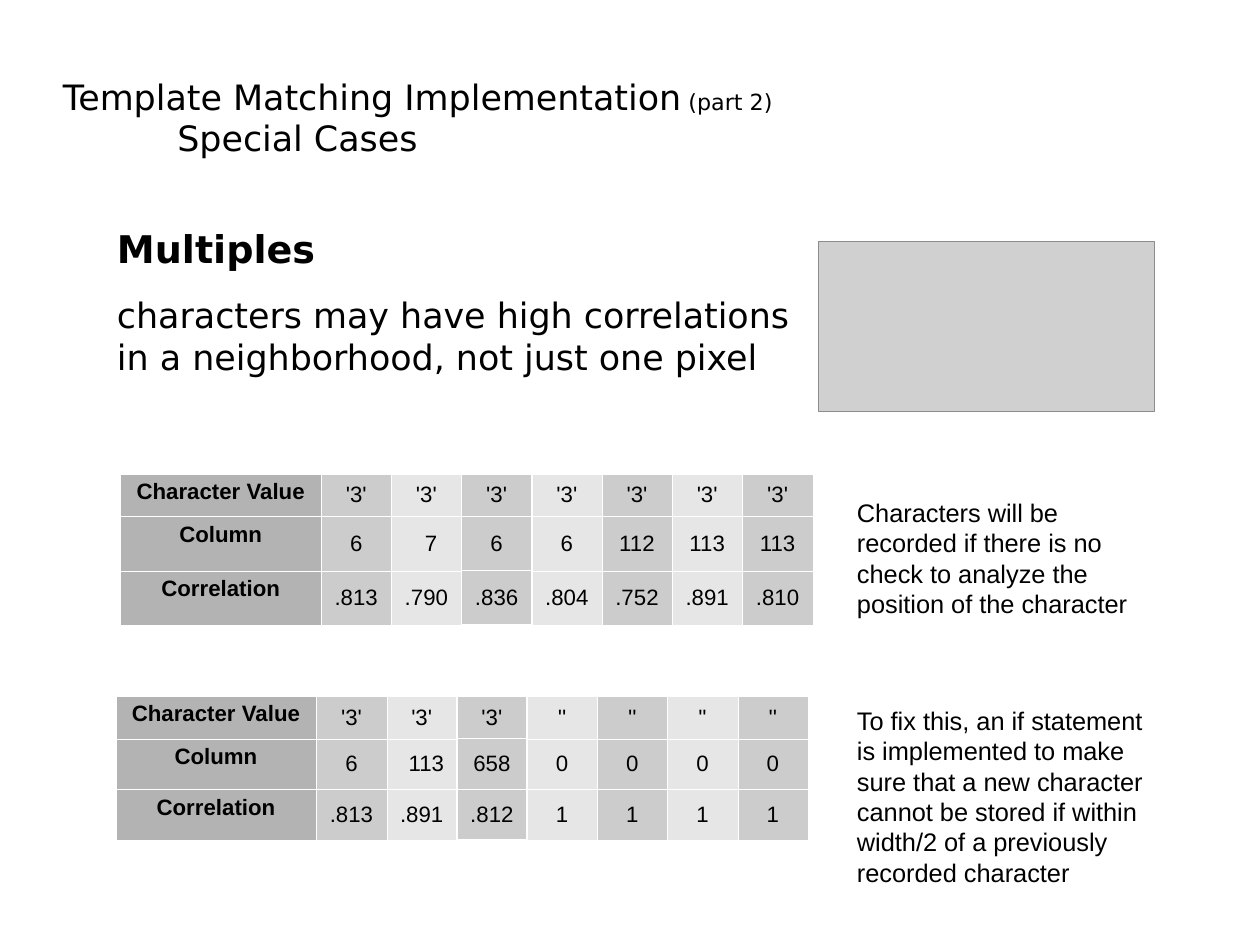
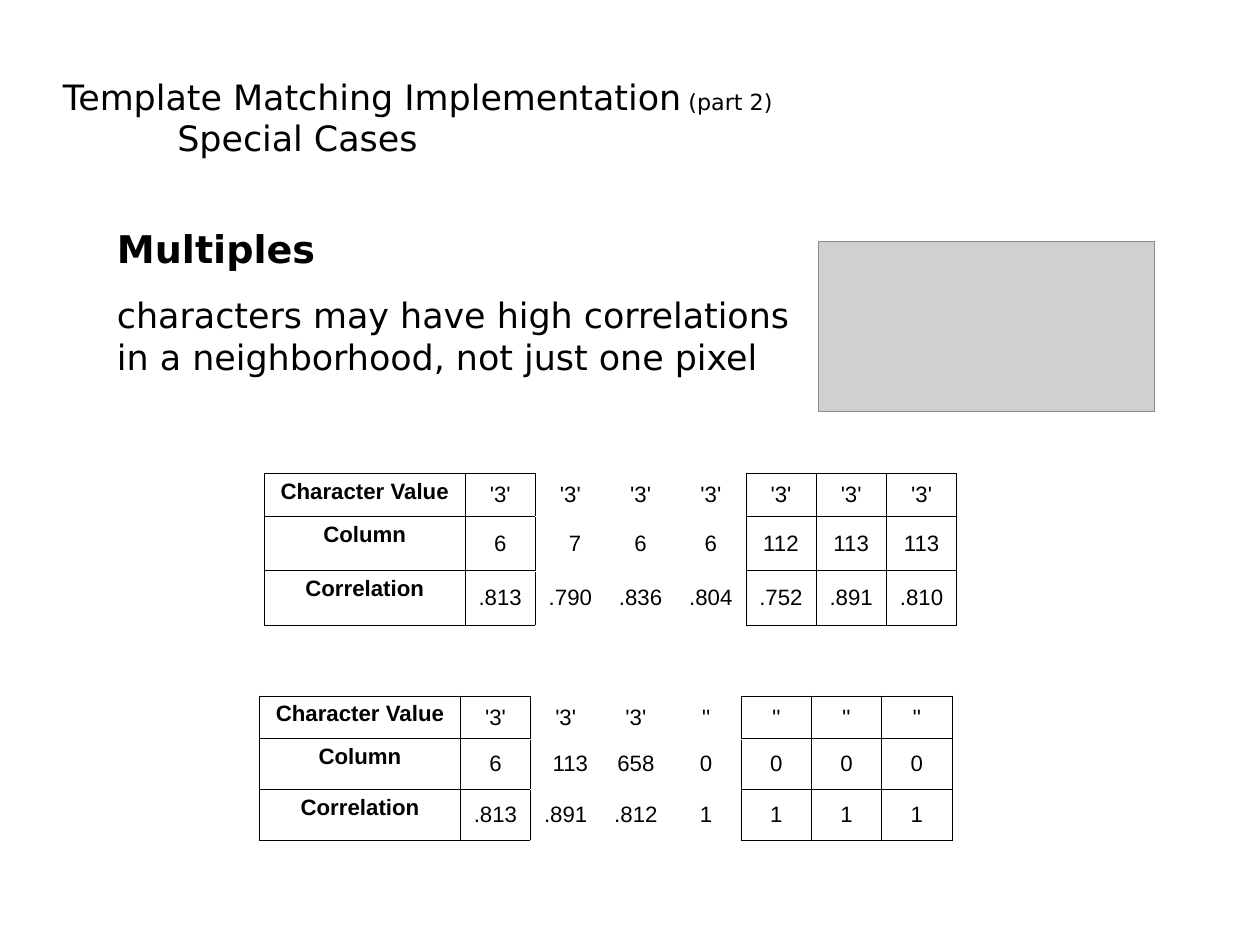
Before and after one commit to Luke-Meyer/dip_project, a slide deck: slide 6 of Presentation/License Plate Sequence Extraction.odp. Drawn at 1260x945 pixels with LibreOffice and Linux fonts; fonts in the diff are those of the drawing; grey boxes stand for pictures; background and template pictures are left out. Boxes give left, top, right and bottom in pixels: in the first picture for what was removed or moved away, otherwise in the second. Text is boxed around its words. In the diff, an @@ line names an element or a change of style, - is before the commit and + after.

```diff
--- a/Presentation/License Plate Sequence Extraction.odp
+++ b/Presentation/License Plate Sequence Extraction.odp
@@ table at [264,475,955,625] @@
@@ fill #B3B3B3 to none in 3 cells @@
@@ fill #CCCCCC to none in 12 cells @@
@@ fill #E6E6E6 to none in 9 cells @@
@@ borders changed @@
@@ table: place and size @@
-table at [120,475,811,625]
+table at [264,475,955,625]
@@ text removed at [857,503,1143,857] @@
-Characters will be recorded if there is no check to analyze the position of the character
-To fix this, an if statement is implemented to make sure that a new character cannot be stored if within width/2 of a previously recorded character
@@ table: place and size @@
-table at [115,696,806,840]
+table at [260,696,950,840]
@@ table at [260,696,950,840] @@
@@ fill #B3B3B3 to none in 3 cells @@
@@ fill #CCCCCC to none in 12 cells @@
@@ fill #E6E6E6 to none in 9 cells @@
@@ borders changed @@
```
Also in this commit, not shown: 9 other slides changed, 3 slides added, 2 slides removed, 1 other file.
